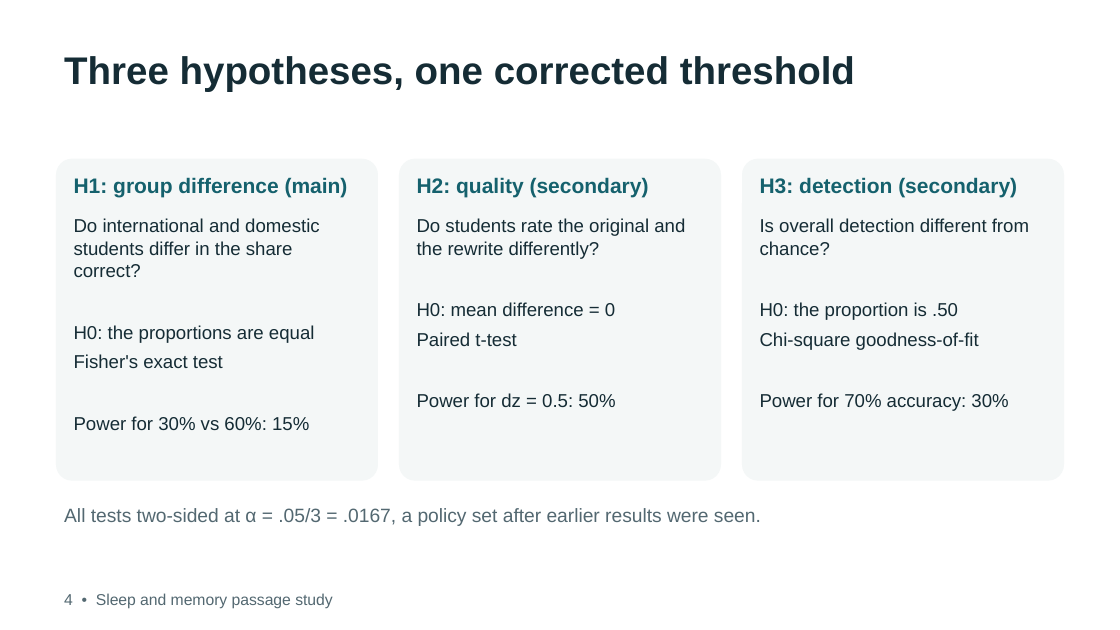
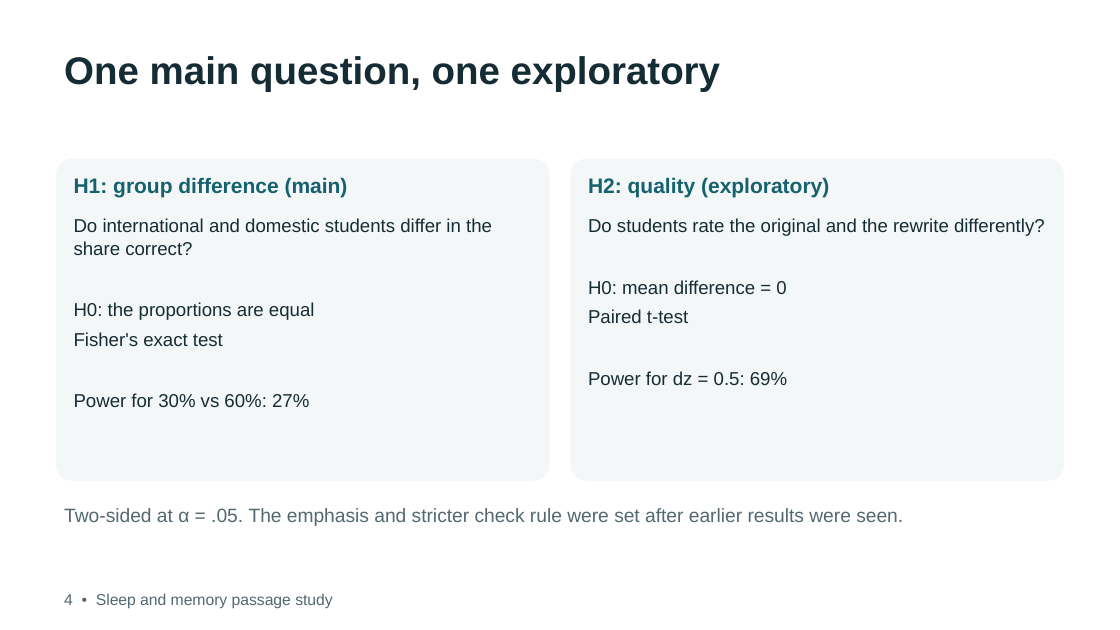
Before and after one commit to debshreechowdhury/sleep-memory-passage-study, a slide deck: slide 4 of presentation/final.pptx. Drawn at 1120x630 pixels with LibreOffice and Linux fonts; fonts in the diff are those of the drawing. Boxes give left, top, right and bottom in pixels: in the first picture for what was removed or moved away, otherwise in the second. Text is boxed around its words. In the diff, an @@ line names an element or a change of style, - is before the commit and + after.

Commit message:
refactor: remove H3 and test H1 at .05 with H2 exploratory

```diff
--- a/presentation/final.pptx
+++ b/presentation/final.pptx
@@ text at bbox=[64, 56, 720, 92]: text changed @@
-Three hypotheses, one corrected threshold
+One main question, one exploratory
@@ rounded rectangle: place and size @@
-rounded rectangle at bbox=[56, 159, 378, 481]
+rounded rectangle at bbox=[56, 159, 550, 481]
@@ rounded rectangle: place and size @@
-rounded rectangle at bbox=[399, 159, 721, 481]
+rounded rectangle at bbox=[571, 159, 1065, 481]
@@ text at bbox=[588, 177, 829, 197]: text changed @@
-H2: quality (secondary)
+H2: quality (exploratory)
@@ rounded rectangle removed at bbox=[742, 159, 1064, 481] @@
@@ text removed at bbox=[760, 177, 1017, 197] @@
-H3: detection (secondary)
@@ text "Do students rate the original ...": place and size @@
-text "Do students rate the original ..." at bbox=[417, 218, 685, 407]
+text "Do students rate the original ..." at bbox=[588, 218, 1045, 385]
@@ text removed at bbox=[760, 218, 1029, 411] @@
-Is overall detection different from chance?
-H0: the proportion is .50
-Chi-square goodness-of-fit
-Power for 70% accuracy: 30%
@@ text at bbox=[588, 371, 787, 385]: text changed @@
-Power for dz = 0.5: 50%
+Power for dz = 0.5: 69%
@@ text at bbox=[74, 393, 309, 407]: text changed @@
-Power for 30% vs 60%: 15%
+Power for 30% vs 60%: 27%
@@ text at bbox=[64, 508, 903, 526]: text changed @@
-All tests two-sided at α = .05/3 = .0167, a policy set after earlier results were seen.
+Two-sided at α = .05. The emphasis and stricter check rule were set after earlier results were seen.
```
Also in this commit, not shown: 2 other slides changed, 1 slide removed, 52 other files.
